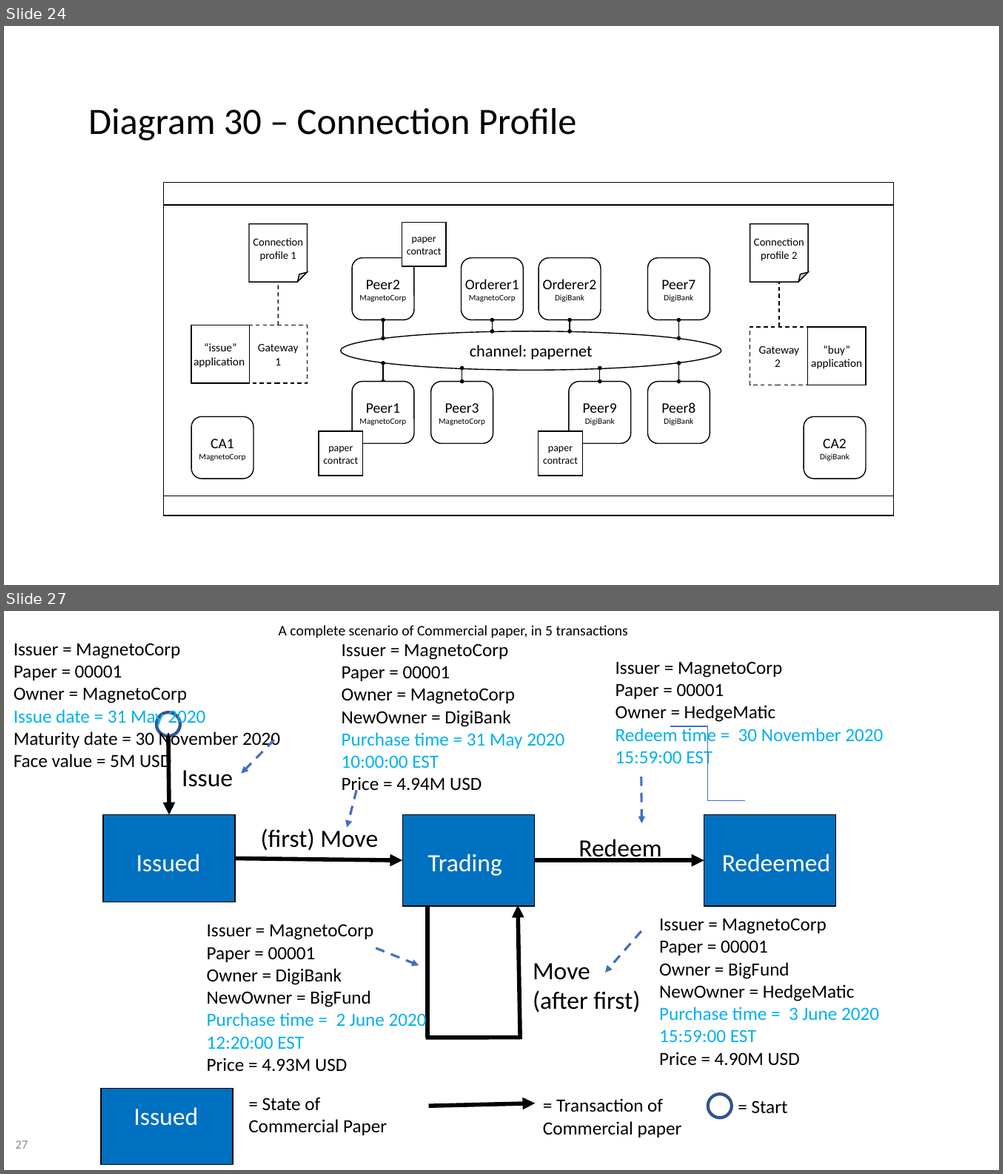
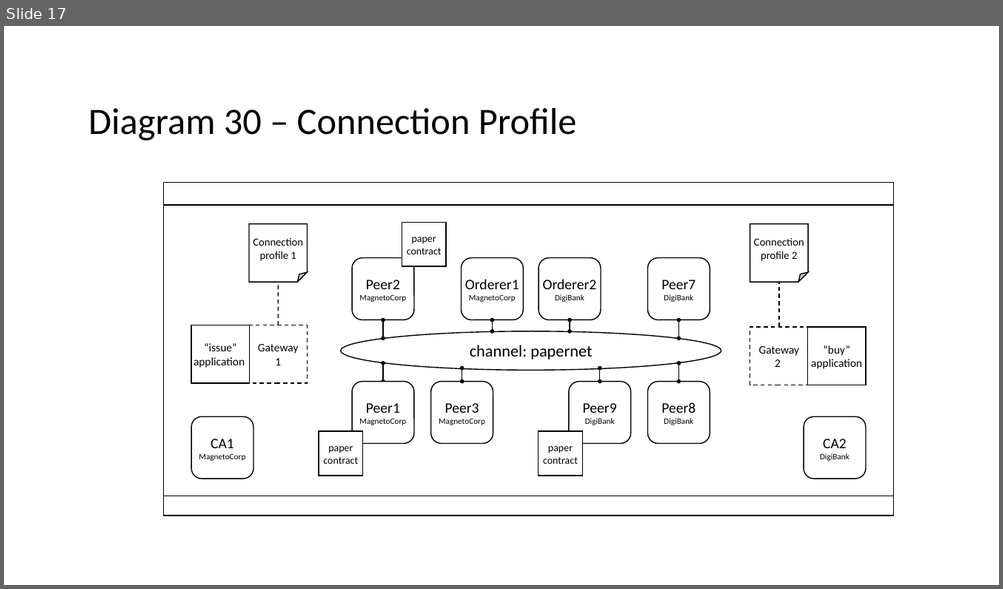
Before and after one commit to hyperledger/fabric, a slide deck: docs/source/developapps/diagrams.pptx. Shown one above the other, each under a label of ours: slides 24 and 27 before the commit, slide 17 after it; the slides between them are not shown. The pictures are 1003x1174 and 1003x589 pixels, drawn with LibreOffice and Linux fonts; fonts in the diff are those of the drawing. Boxes give left, top, right and bottom in pixels: in the first picture for what was removed or moved away, otherwise in the second. Text is boxed around its words. In the diff, an @@ line names an element or a change of style, - is before the commit and + after.

```diff
--- a/docs/source/developapps/diagrams.pptx
+++ b/docs/source/developapps/diagrams.pptx
@@ slide 27 removed at (4,611,999,1170), background #FFFFFF @@
@@ text removed at (279,625,628,638) @@
-A complete scenario of Commercial paper, in 5 transactions
@@ text removed at (14,643,280,772) @@
-Issuer = MagnetoCorp
-Paper = 00001
-Owner = MagnetoCorp
-Issue date = 31 May 2020
-Maturity date = 30 November 2020
-Face value = 5M USD
@@ text removed at (341,644,564,795) @@
-Issuer = MagnetoCorp
-Paper = 00001
-Owner = MagnetoCorp
-NewOwner = DigiBank
-Purchase time = 31 May 2020 10:00:00 EST
-Price = 4.94M USD
@@ text removed at (615,661,882,768) @@
-Issuer = MagnetoCorp
-Paper = 00001
-Owner = HedgeMatic
-Redeem time = 30 November 2020 15:59:00 EST
@@ ellipse removed at (156,712,180,736) @@
@@ arrow removed from (168, 736) to (169, 815) @@
@@ arrow removed from (274, 740) to (242, 774) @@
@@ elbow line removed from (670, 726) to (745, 801) @@
@@ text removed at (182,770,233,787) @@
-Issue
@@ arrow removed from (641, 777) to (642, 823) @@
@@ arrow removed from (356, 790) to (347, 827) @@
@@ rectangle removed at (103,815,236,902) @@
-Issued
@@ text removed at (261,826,378,851) @@
-(first) Move
@@ rectangle removed at (402,815,535,906) @@
-Trading
@@ rectangle removed at (704,815,836,906) @@
-Redeemed
@@ text removed at (578,839,661,863) @@
-Redeem
@@ arrow removed from (236, 859) to (402, 861) @@
@@ arrow removed from (535, 861) to (704, 861) @@
@@ line removed from (428, 906) to (428, 1038) @@
@@ arrow removed from (521, 1040) to (518, 906) @@
@@ text removed at (659,918,879,1066) @@
-Issuer = MagnetoCorp
-Paper = 00001
-Owner = BigFund
-NewOwner = HedgeMatic
-Purchase time = 3 June 2020 15:59:00 EST
-Price = 4.90M USD
@@ text removed at (207,924,427,1071) @@
-Issuer = MagnetoCorp
-Paper = 00001
-Owner = DigiBank
-NewOwner = BigFund
-Purchase time = 2 June 2020 12:20:00 EST
-Price = 4.93M USD
@@ arrow removed from (641, 932) to (606, 973) @@
@@ arrow removed from (375, 948) to (419, 966) @@
@@ text removed at (532,963,640,1013) @@
-Move
-(after first)
@@ line removed from (521, 1038) to (426, 1038) @@
@@ rectangle removed at (101,1088,233,1165) @@
-Issued
@@ text removed at (248,1097,387,1136) @@
-= State of
-Commercial Paper
@@ text removed at (543,1099,682,1138) @@
-= Transaction of Commercial paper
@@ ellipse removed at (708,1094,731,1119) @@
@@ arrow removed from (429, 1106) to (535, 1103) @@
@@ text removed at (751,1101,788,1114) @@
-= Start
@@ page number removed at (15,1141,28,1149) @@
-27
@@ what was slide 24 is now slide 17 @@
```
Also in this commit, not shown: 2 slides changed, 1 slide added, 11 other slides removed, 7 other files.
